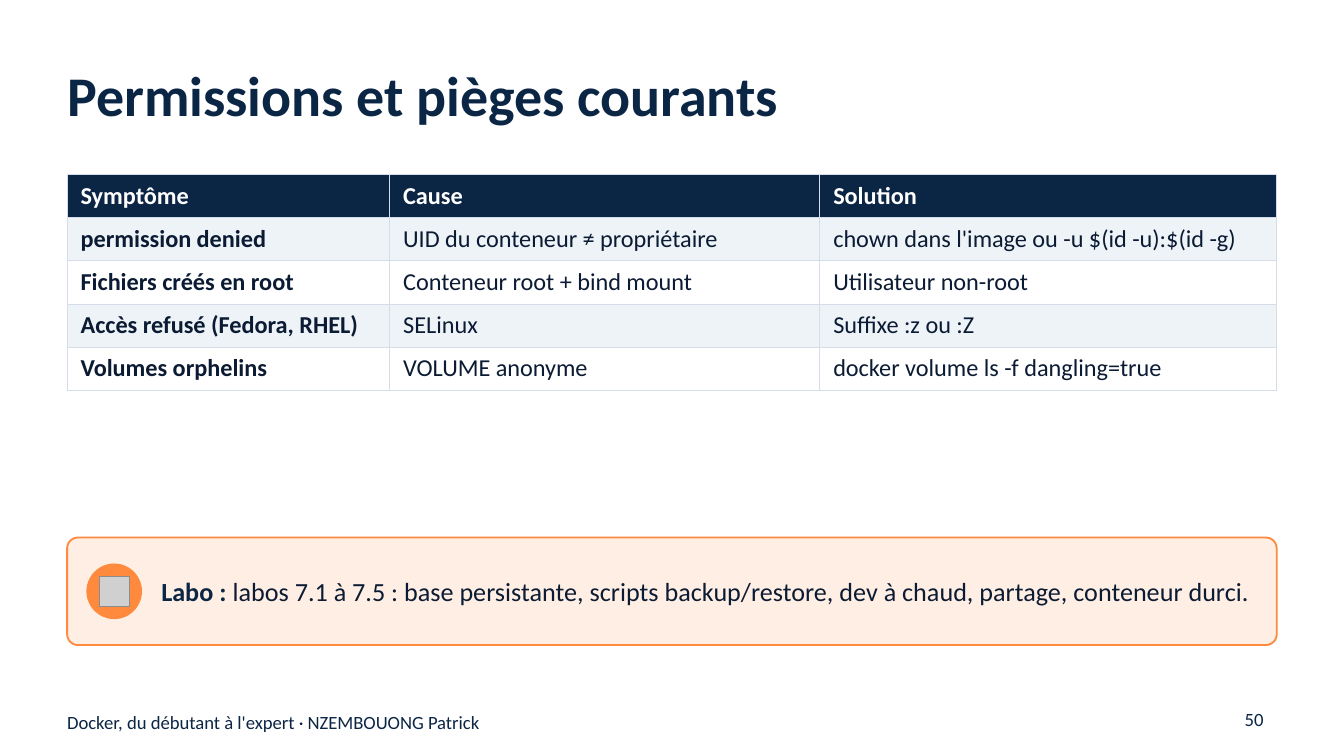
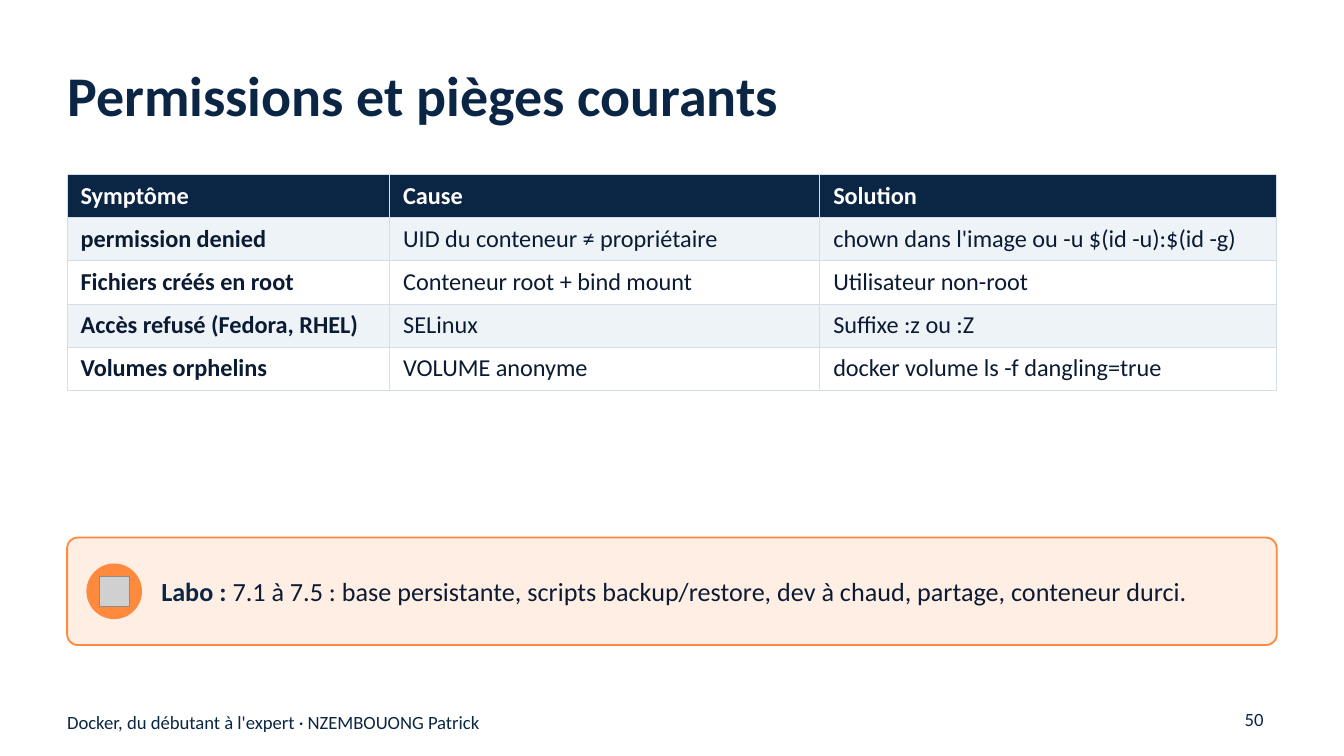
Before and after one commit to nzembouong18/Docker, a slide deck: slide 50 of support-de-cours/Docker-du-debutant-a-l-expert.pptx. Drawn at 1344x756 pixels with LibreOffice and Linux fonts; fonts in the diff are those of the drawing; grey boxes stand for pictures. Boxes give left, top, right and bottom in pixels: in the first picture for what was removed or moved away, otherwise in the second. Text is boxed around its words. In the diff, an @@ line names an element or a change of style, - is before the commit and + after.

```diff
--- a/support-de-cours/Docker-du-debutant-a-l-expert.pptx
+++ b/support-de-cours/Docker-du-debutant-a-l-expert.pptx
@@ text at box(161, 582, 1186, 606): text changed @@
-Labo : labos 7.1 à 7.5 : base persistante, scripts backup/restore, dev à chaud, partage, conteneur durci.
+Labo : 7.1 à 7.5 : base persistante, scripts backup/restore, dev à chaud, partage, conteneur durci.
```
Also in this commit, not shown: 15 other slides changed, 5 other files.
